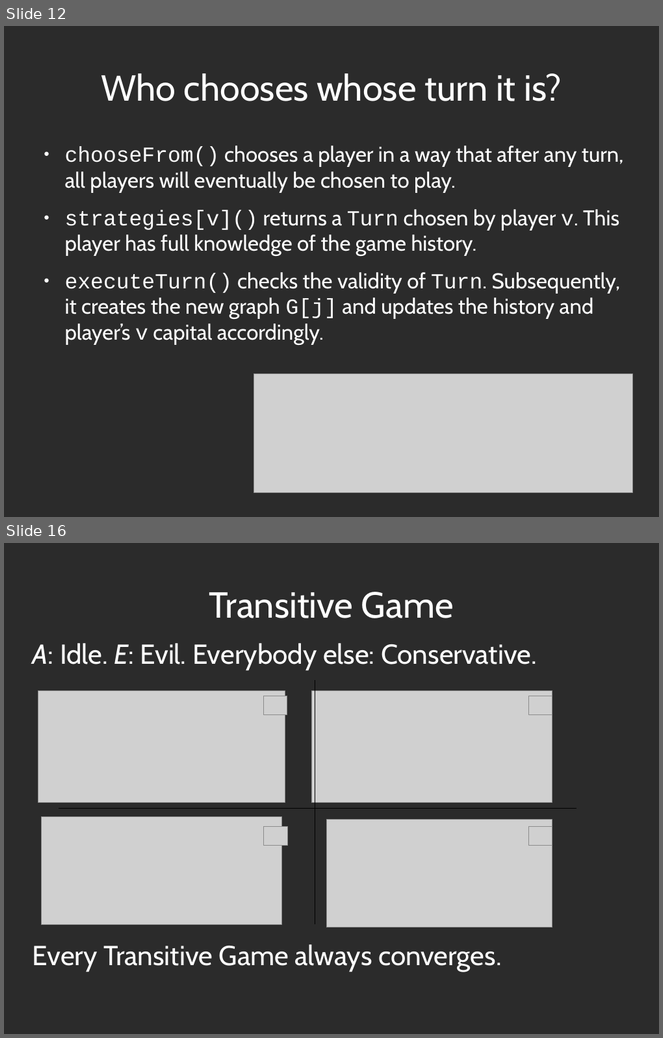
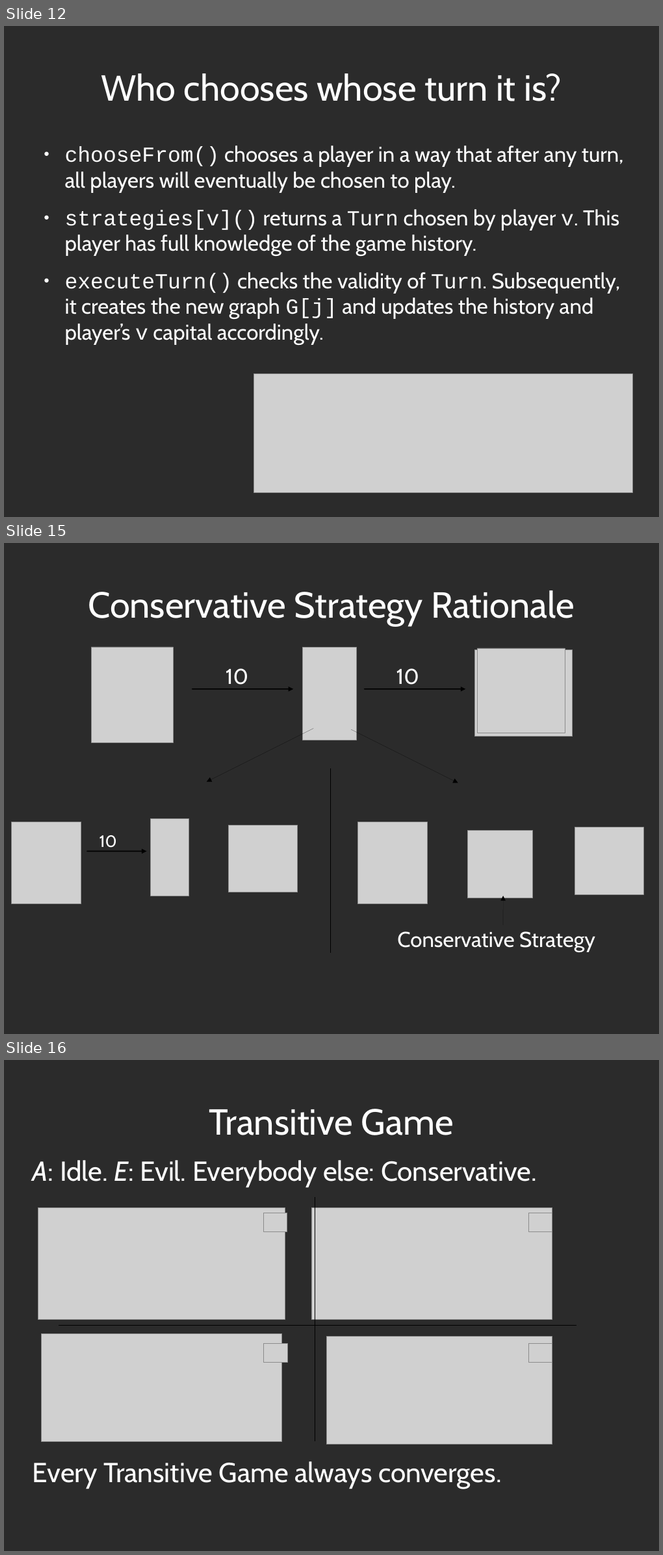
Before and after one commit to decrypto-org/TrustIsRisk, a slide deck: presentations/AtheCrypt10-1-2017/AtheCrypt10-1-2017.odp. Shown one above the other, each under a label of ours: slides 12 and 16 before the commit, slides 12, 15 and 16 after it; the slides between them are not shown. The pictures are 663x1038 and 663x1555 pixels, drawn with LibreOffice and Linux fonts; fonts in the diff are those of the drawing; grey boxes stand for pictures; background and template pictures are left out; a plain dark background stands for a picture behind light text. Boxes give left, top, right and bottom in pixels: in the first picture for what was removed or moved away, otherwise in the second. Text is boxed around its words. In the diff, an @@ line names an element or a change of style, - is before the commit and + after.

Commit message:
complete all slides until conservative strategy rationale

```diff
--- a/presentations/AtheCrypt10-1-2017/AtheCrypt10-1-2017.odp
+++ b/presentations/AtheCrypt10-1-2017/AtheCrypt10-1-2017.odp
@@ slide 15 added at (4, 543, 659, 1034), background picture (left out) @@
@@ title added at (88, 590, 575, 626), 44 pt, text #FFFFFF @@
+Conservative Strategy Rationale
@@ picture added at (91, 647, 174, 743) @@
@@ picture added at (303, 648, 356, 741) @@
@@ picture added at (475, 650, 573, 737) @@
@@ picture added at (478, 648, 565, 733) @@
@@ text added at (226, 668, 248, 689), 26 pt, text #FFFFFF @@
+10
@@ text added at (397, 668, 419, 689), 26 pt, text #FFFFFF @@
+10
@@ arrow added from (192, 689) to (293, 689), #000000 1.45 pt @@
@@ arrow added from (365, 689) to (466, 689), #000000 1.45 pt @@
@@ arrow added from (314, 728) to (207, 782), #000000 0 pt @@
@@ arrow added from (351, 730) to (458, 783), #000000 0 pt @@
@@ line added from (331, 769) to (331, 953), #000000 0 pt @@
@@ picture added at (11, 823, 81, 904) @@
@@ picture added at (150, 819, 189, 896) @@
@@ picture added at (229, 825, 298, 893) @@
@@ picture added at (358, 823, 428, 904) @@
@@ picture added at (467, 831, 533, 899) @@
@@ picture added at (575, 828, 644, 895) @@
@@ arrow added from (87, 852) to (147, 852), #000000 1.45 pt @@
@@ text added at (100, 835, 117, 848), 20 pt, text #FFFFFF @@
+10
@@ arrow added from (503, 926) to (503, 896), #000000 0 pt @@
@@ text added at (397, 932, 596, 953), 26 pt, text #FFFFFF @@
+Conservative Strategy
```
Also in this commit, not shown: 3 slides changed, 1 slide removed, 10 other files.
